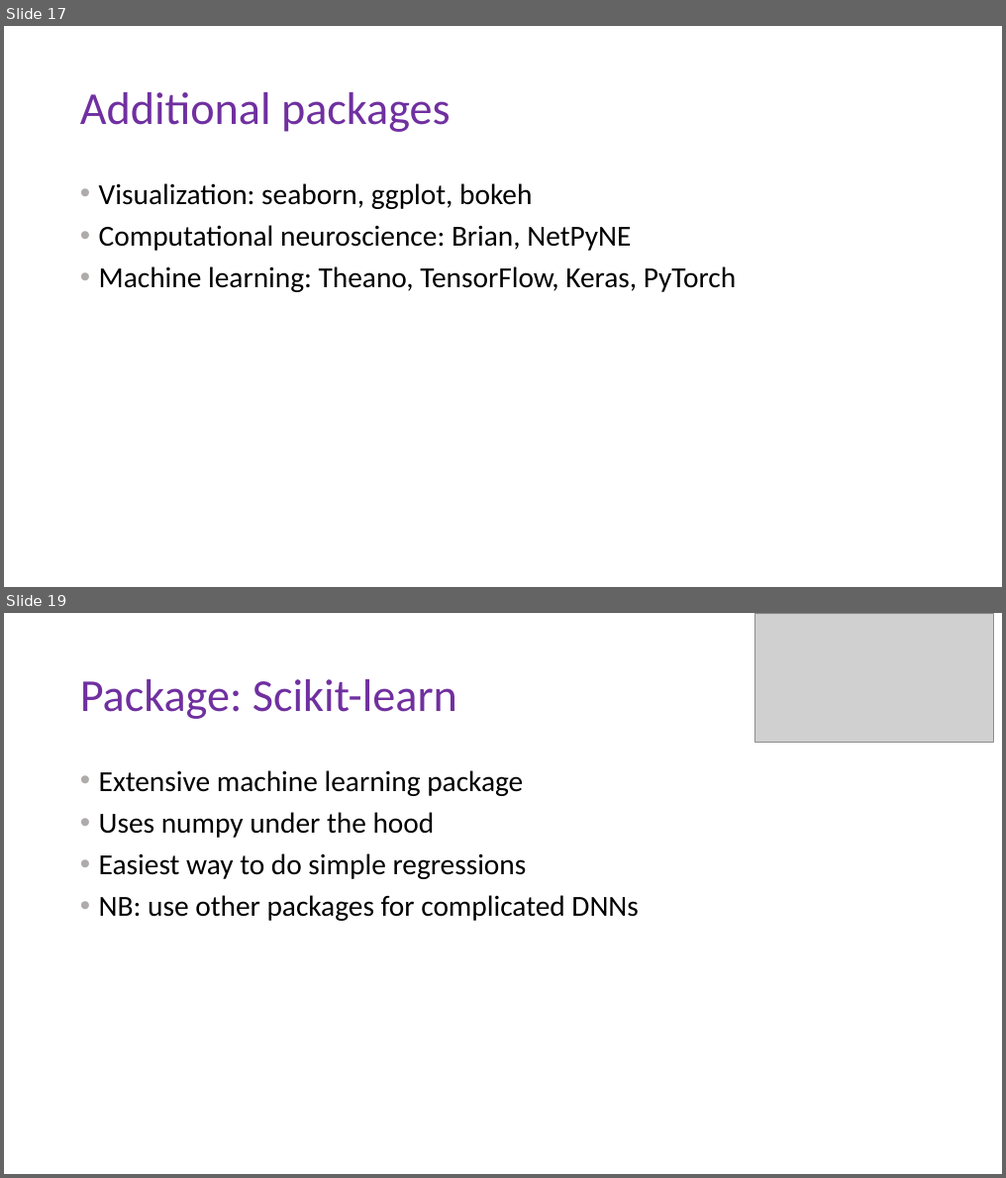
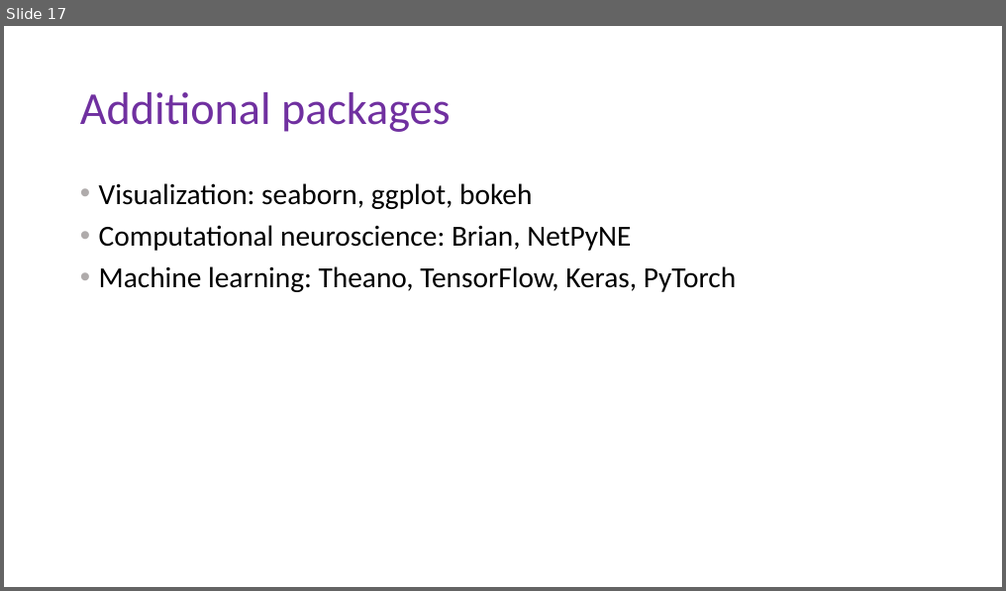
Before and after one commit to DoriMG/SN_python_course, a slide deck: Jan 2020/lectures/2_types_and_modules.pptx. Shown one above the other, each under a label of ours: slides 17 and 19 before the commit, slide 17 after it; the slides between them are not shown. The pictures are 1006x1178 and 1006x591 pixels, drawn with LibreOffice and Linux fonts; fonts in the diff are those of the drawing; grey boxes stand for pictures. Boxes give left, top, right and bottom in pixels: in the first picture for what was removed or moved away, otherwise in the second. Text is boxed around its words. In the diff, an @@ line names an element or a change of style, - is before the commit and + after.

```diff
--- a/Jan 2020/lectures/2_types_and_modules.pptx
+++ b/Jan 2020/lectures/2_types_and_modules.pptx
@@ slide 19 removed at box(4, 613, 1002, 1174), background #FFFFFF @@
@@ picture removed at box(754, 613, 994, 742) @@
@@ title removed at box(80, 679, 457, 719) @@
-Package: Scikit-learn
@@ text removed at box(99, 770, 638, 921) @@
-• Extensive machine learning package
-• Uses numpy under the hood
-• Easiest way to do simple regressions
-• NB: use other packages for complicated DNNs
```
Also in this commit, not shown: 2 slides changed, 1 slide added, 4 other slides removed, 2 other files.
